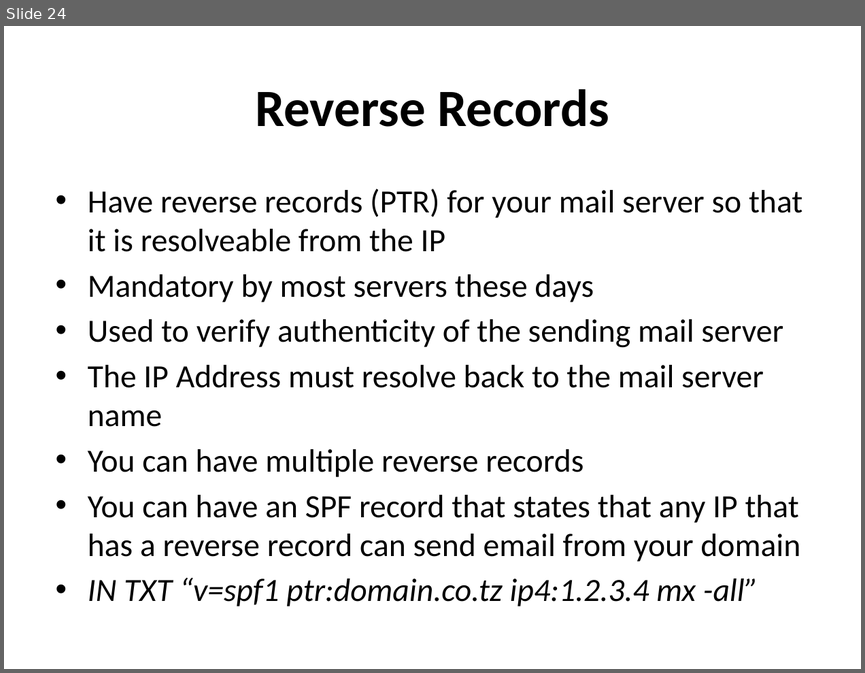
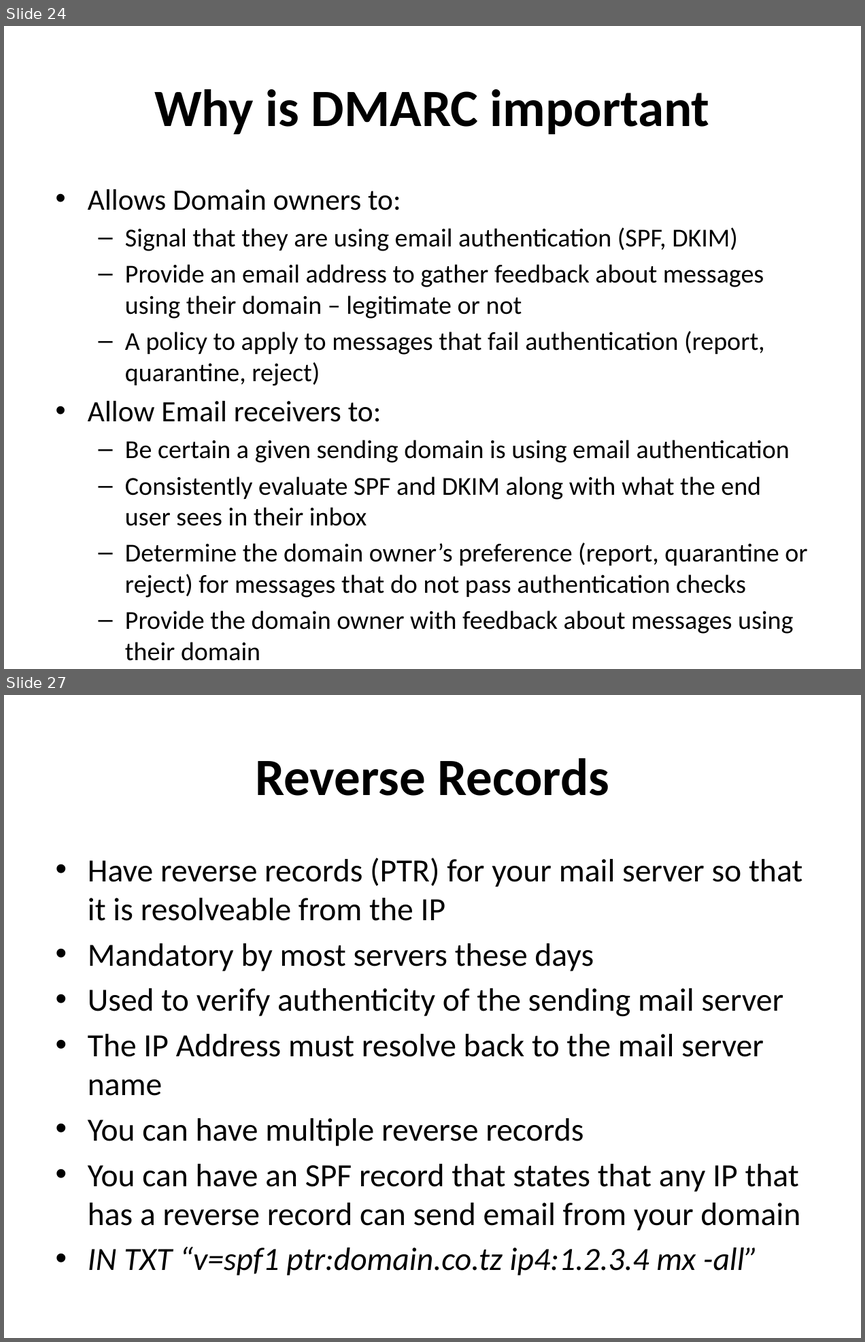
Before and after one commit to afnog/afnog.github.io, a slide deck: sse/postfix/postfix-mailgateway-debian.ppt. Shown one above the other, each under a label of ours: slide 24 before the commit, slides 24 and 27 after it; the slides between them are not shown. The pictures are 865x673 and 865x1342 pixels, drawn with LibreOffice and Linux fonts; fonts in the diff are those of the drawing. Boxes give left, top, right and bottom in pixels: in the first picture for what was removed or moved away, otherwise in the second. Text is boxed around its words. In the diff, an @@ line names an element or a change of style, - is before the commit and + after.

```diff
--- a/sse/postfix/postfix-mailgateway-debian.ppt
+++ b/sse/postfix/postfix-mailgateway-debian.ppt
@@ slide 24 added at [4,26,861,669], background #FFFFFF @@
@@ title added at [154,89,710,134], 44 pt, text #000000, bold @@
+Why is DMARC important
@@ text added at [88,189,807,660], 21.7 pt, text #000000 @@
+• Allows Domain owners to:
+  – Signal that they are using email authentication (SPF, DKIM)
+  – Provide an email address to gather feedback about messages using their domain – legitimate or not
+  – A policy to apply to messages that fail authentication (report, quarantine, reject)
+• Allow Email receivers to:
+  – Be certain a given sending domain is using email authentication
+  – Consistently evaluate SPF and DKIM along with what the end user sees in their inbox
+  – Determine the domain owner’s preference (report, quarantine or reject) for messages that do not pass authentication checks
+  – Provide the domain owner with feedback about messages using their domain
@@ what was slide 24 is now slide 27 @@
```
Also in this commit, not shown: 1 slide changed, 3 other slides added, 1 slide removed.
